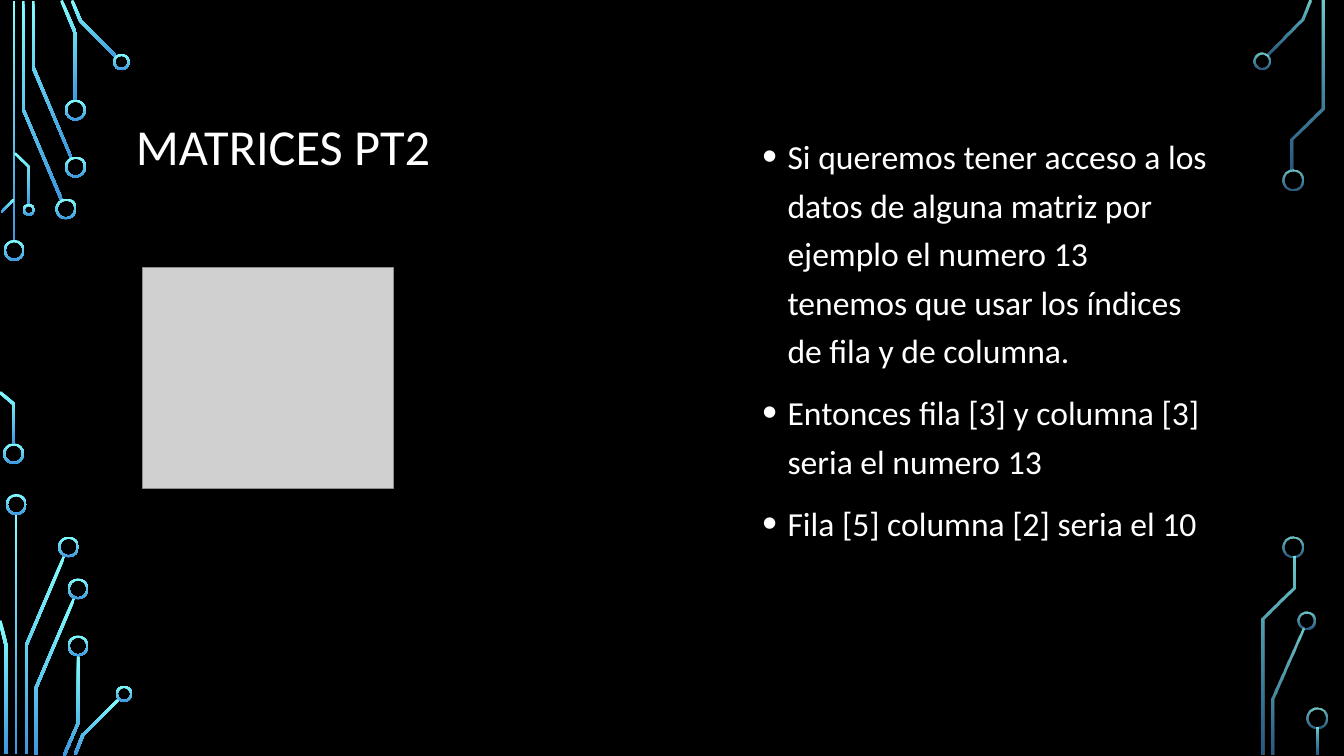
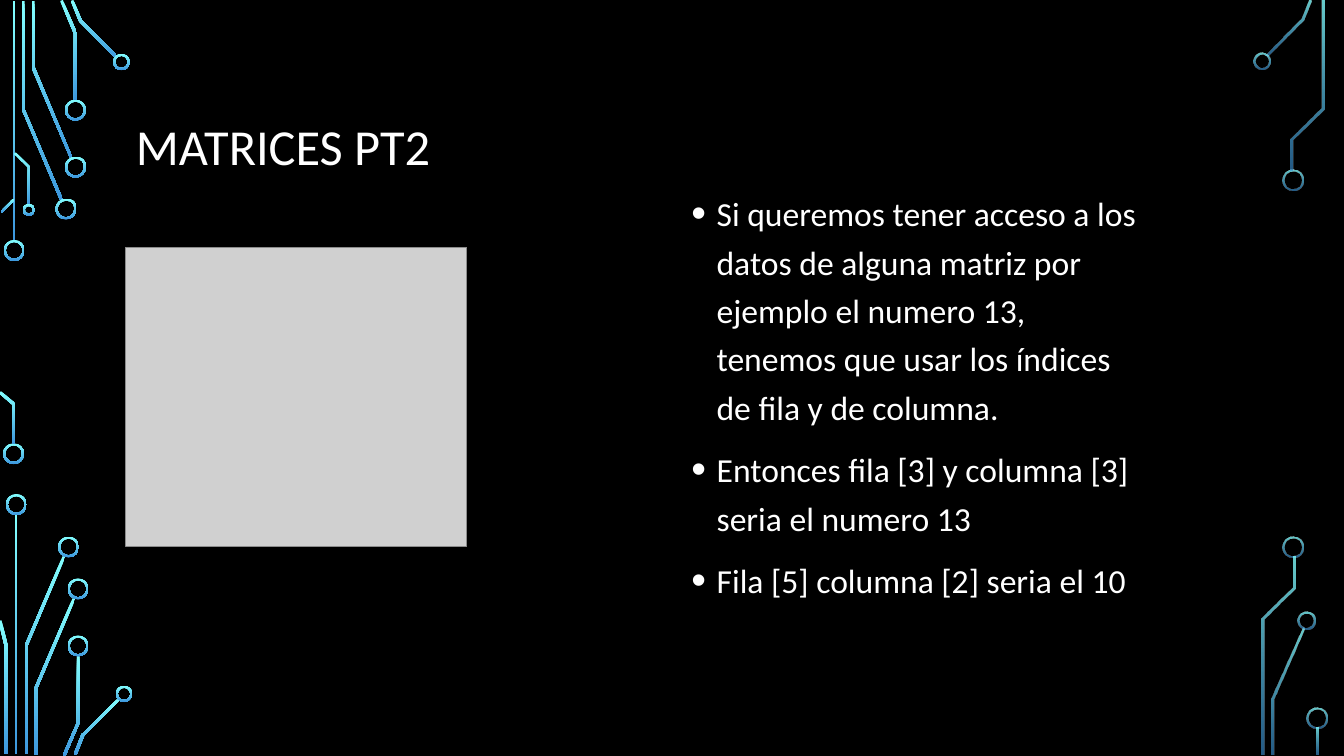
Before and after one commit to DPrietoRazola/R-DataScience, a slide deck: slide 12 of 1-Tipos de Datos.pptx. Drawn at 1344x756 pixels with LibreOffice and Linux fonts; fonts in the diff are those of the drawing; grey boxes stand for pictures; background and template pictures are left out. Boxes give left, top, right and bottom in pixels: in the first picture for what was removed or moved away, otherwise in the second. Text is boxed around its words. In the diff, an @@ line names an element or a change of style, - is before the commit and + after.

Commit message:
tipos de datos finalizado

```diff
--- a/1-Tipos de Datos.pptx
+++ b/1-Tipos de Datos.pptx
@@ text "Si queremos tener acceso a ...": place and size @@
-text "Si queremos tener acceso a ..." at (788,145,1207,541)
+text "Si queremos tener acceso a ..." at (717,202,1136,598)
@@ text at (717,202,1136,426): text changed @@
-• Si queremos tener acceso a los datos de alguna matriz por ejemplo el numero 13 tenemos que usar los índices de fila y de columna.
+• Si queremos tener acceso a los datos de alguna matriz por ejemplo el numero 13, tenemos que usar los índices de fila y de columna.
@@ picture: place and size @@
-picture at (142,268,393,489)
+picture at (126,247,467,546)
```
Also in this commit, not shown: 11 other slides changed, 3 slides added, 1 other file.
